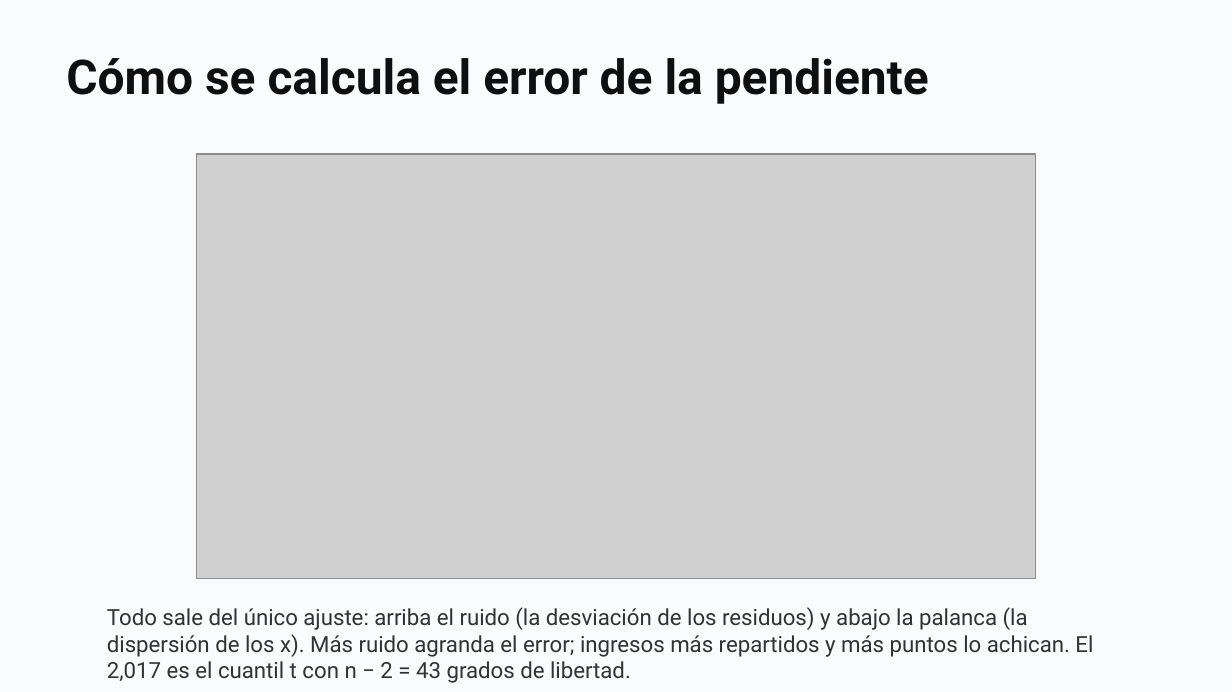
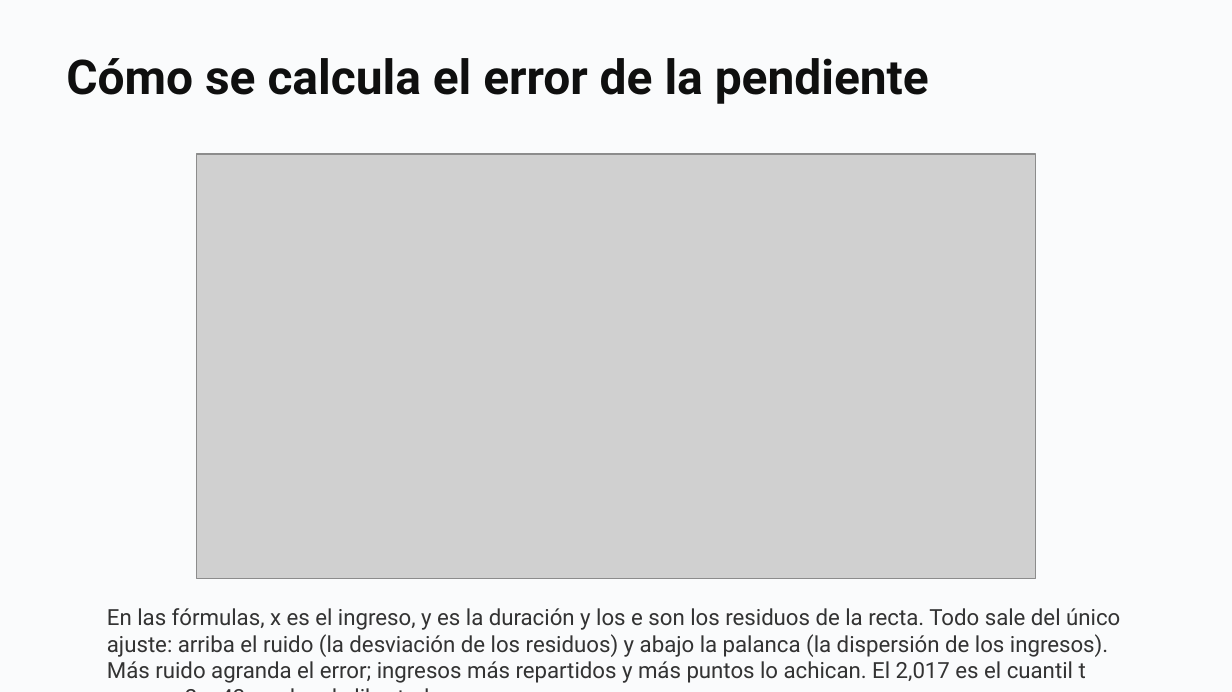
Before and after one commit to daniopitz/cienciadatos, a slide deck: slide 22 of presentaciones/clase04_regresion.pptx. Drawn at 1232x692 pixels with LibreOffice and Linux fonts; fonts in the diff are those of the drawing; grey boxes stand for pictures. Boxes give left, top, right and bottom in pixels: in the first picture for what was removed or moved away, otherwise in the second. Text is boxed around its words. In the diff, an @@ line names an element or a change of style, - is before the commit and + after.

```diff
--- a/presentaciones/clase04_regresion.pptx
+++ b/presentaciones/clase04_regresion.pptx
@@ text at (107, 608, 1120, 683): text changed @@
-Todo sale del único ajuste: arriba el ruido (la desviación de los residuos) y abajo la palanca (la dispersión de los x). Más ruido agranda el error; ingresos más repartidos y más puntos lo achican. El 2,017 es el cuantil t con n − 2 = 43 grados de libertad.
+En las fórmulas, x es el ingreso, y es la duración y los e son los residuos de la recta. Todo sale del único ajuste: arriba el ruido (la desviación de los residuos) y abajo la palanca (la dispersión de los ingresos). Más ruido agranda el error; ingresos más repartidos y más puntos lo achican. El 2,017 es el cuantil t con n − 2 = 43 grados de libertad.
```
Also in this commit, not shown: 2 other files.
